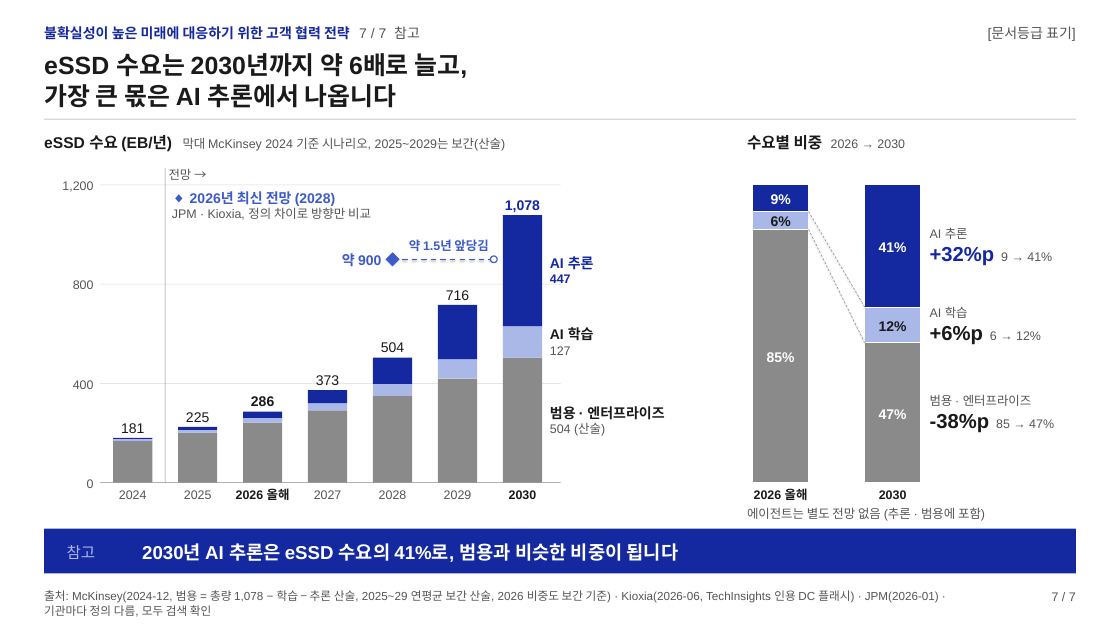
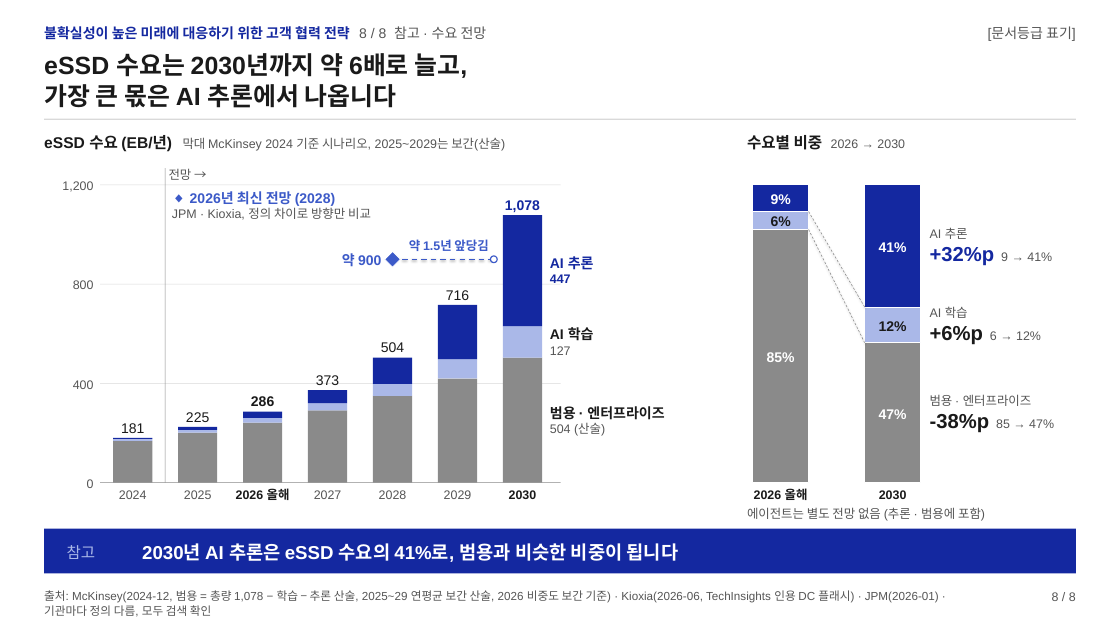
Before and after one commit to k31001/action-learning, a slide deck: slide 8 of dashboard/public/presentations/ssd-future-ready-strategy.pptx (slide 7 before the commit). Drawn at 1120x630 pixels with LibreOffice and Linux fonts; fonts in the diff are those of the drawing. Boxes give left, top, right and bottom in pixels: in the first picture for what was removed or moved away, otherwise in the second. Text is boxed around its words. In the diff, an @@ line names an element or a change of style, - is before the commit and + after.

```diff
--- a/dashboard/public/presentations/ssd-future-ready-strategy.pptx
+++ b/dashboard/public/presentations/ssd-future-ready-strategy.pptx
@@ text at bbox=[44, 26, 487, 40]: text changed @@
-불확실성이 높은 미래에 대응하기 위한 고객 협력 전략 7 / 7 참고
+불확실성이 높은 미래에 대응하기 위한 고객 협력 전략 8 / 8 참고 · 수요 전망
@@ text at bbox=[1052, 592, 1076, 601]: text changed @@
-7 / 7
+8 / 8
```
Also in this commit, not shown: 6 other slides changed, 1 slide added, 40 other files.
